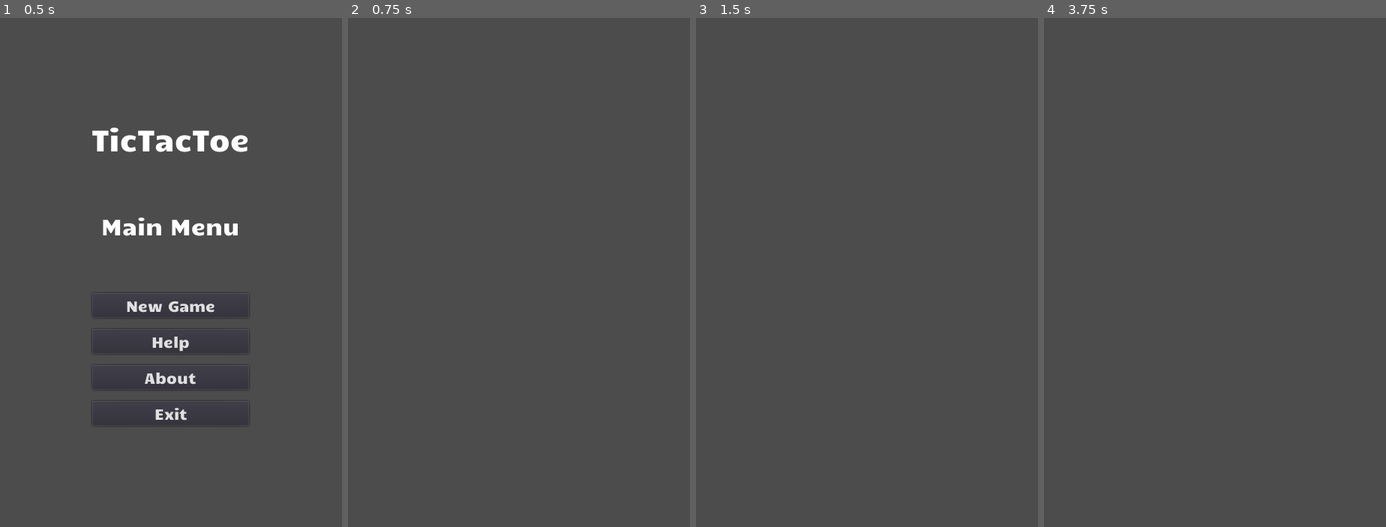
Above: before the commit, frames 1-4 (left to right).
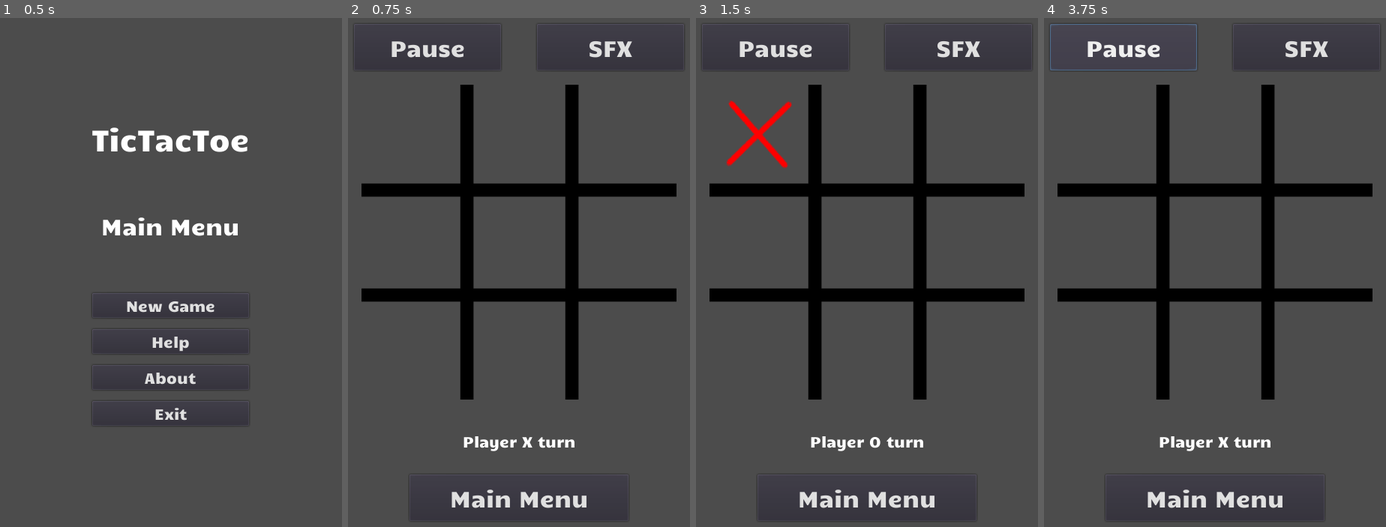
Above: after the commit, the same moments.

Repository: edd34/TicTacToe_Godot
Game: Godot game, scene res://Scenes/MainMenu.tscn
Two runs of this game, one before a commit and one after it. Both use one fixed random seed, a clock stepped at 60 frames per second and the inputs below. Before the commit the project has no main scene; this scene is started directly in both runs.
Inputs (mouse positions are in pixels of both pictures, inside the frame that each line leads up to):
- Up to frame 1 (0.5 s): no input
- Up to frame 2 (0.75 s): click "New Game" at 0.5 s
- Up to frame 3 (1.5 s): click (757, 135) at 1.27 s
- Up to frame 4 (3.75 s): click (1215, 496) at 2 s, where only the run after the commit has a clickable "Main Menu"; click (1215, 303) at 2.75 s, where only the run after the commit has a clickable "New Game"; click (1122, 48) at 3.5 s, where only the run after the commit has a clickable "Pause"

Frame 1 is identical in both runs. In frame 2, 11% of the frame differs, in the area x 3-97%, y 4-99%; in frame 3, 12%; in frame 4, 11%.
Error before the commit: Attempt to call function 'instance' in base 'null instance' on a null instance. (res://Scripts/global.gd:34)

Commit message:
possible to load a new game and to go back main menu a whole game is implemented

Diff:
--- a/Scenes/Play.tscn
+++ b/Scenes/Play.tscn
@@ -1,22 +1,42 @@
-[gd_scene load_steps=4 format=2]
+[gd_scene load_steps=8 format=2]
 
 [ext_resource path="res://Assets/board.png" type="Texture" id=1]
 [ext_resource path="res://Scripts/Sprite_player.gd" type="Script" id=2]
 [ext_resource path="res://Scripts/button/button.gd" type="Script" id=3]
+[ext_resource path="res://Font/Candal.ttf" type="DynamicFontData" id=4]
+[ext_resource path="res://Scripts/Menu/HomeButton.gd" type="Script" id=5]
+
+[sub_resource type="DynamicFont" id=1]
+
+size = 30
+use_mipmaps = false
+use_filter = true
+font_data = ExtResource( 4 )
+_sections_unfolded = [ "Font", "Resource", "Settings" ]
+
+[sub_resource type="DynamicFont" id=2]
+
+size = 20
+use_mipmaps = false
+use_filter = false
+font_data = ExtResource( 4 )
+_sections_unfolded = [ "Extra Spacing", "Font", "Settings" ]
 
 [node name="Node" type="Node" index="0"]
 
 [node name="grid" type="Sprite" parent="." index="0"]
 
-editor/display_folded = true
 position = Vector2( 240, 320 )
 scale = Vector2( 1.16667, 1.16667 )
 texture = ExtResource( 1 )
 _sections_unfolded = [ "Transform" ]
+__meta__ = {
+"_edit_group_": true,
+"_edit_lock_": true
+}
 
 [node name="0" type="Node2D" parent="grid" index="0"]
 
-editor/display_folded = true
 position = Vector2( -123.347, -123.362 )
 scale = Vector2( 1.7704, 1.76991 )
 _sections_unfolded = [ "Transform" ]
@@ -330,6 +350,168 @@
 expand = true
 script = ExtResource( 3 )
 
+[node name="UI" type="Node" parent="." index="1"]
+
+editor/display_folded = true
+
+[node name="Footer" type="Container" parent="UI" index="0"]
+
+anchor_left = 0.0
+anchor_top = 0.0
+anchor_right = 1.0
+anchor_bottom = 1.0
+margin_left = 20.0
+margin_top = 622.0
+margin_right = -20.0
+margin_bottom = -20.0
+rect_pivot_offset = Vector2( 0, 0 )
+rect_clip_content = false
+mouse_filter = 0
+mouse_default_cursor_shape = 0
+size_flags_horizontal = 1
+size_flags_vertical = 1
+_sections_unfolded = [ "Margin" ]
+
+[node name="HomeButton" type="Button" parent="UI/Footer" index="0"]
+
+anchor_left = 0.5
+anchor_top = 0.5
+anchor_right = 0.5
+anchor_bottom = 0.5
+margin_left = -146.0
+margin_top = -31.0
+margin_right = 146.0
+margin_bottom = 31.0
+rect_pivot_offset = Vector2( 0, 0 )
+rect_clip_content = false
+focus_mode = 2
+mouse_filter = 0
+mouse_default_cursor_shape = 0
+size_flags_horizontal = 1
+size_flags_vertical = 1
+custom_fonts/font = SubResource( 1 )
+toggle_mode = false
+enabled_focus_mode = 2
+shortcut = null
+group = null
+text = "Main Menu"
+flat = false
+align = 1
+script = ExtResource( 5 )
+_sections_unfolded = [ "custom_fonts" ]
+
+[node name="Info" type="Container" parent="UI" index="1"]
+
+editor/display_folded = true
+anchor_left = 0.0
+anchor_top = 0.0
+anchor_right = 1.0
+anchor_bottom = 1.0
+margin_left = 20.0
+margin_top = 540.0
+margin_right = -20.0
+margin_bottom = -102.0
+rect_pivot_offset = Vector2( 0, 0 )
+rect_clip_content = false
+mouse_filter = 0
+mouse_default_cursor_shape = 0
+size_flags_horizontal = 1
+size_flags_vertical = 1
+_sections_unfolded = [ "Margin" ]
+
+[node name="Label" type="Label" parent="UI/Info" index="0"]
+
+anchor_left = 0.0
+anchor_top = 0.5
+anchor_right = 1.0
+anchor_bottom = 0.5
+margin_top = -7.0
+margin_bottom = 7.0
+rect_pivot_offset = Vector2( 0, 0 )
+rect_clip_content = false
+mouse_filter = 2
+mouse_default_cursor_shape = 0
+size_flags_horizontal = 1
+size_flags_vertical = 4
+custom_fonts/font = SubResource( 2 )
+text = "Player X turn"
+align = 1
+valign = 1
+percent_visible = 1.0
+lines_skipped = 0
+max_lines_visible = -1
+_sections_unfolded = [ "custom_fonts" ]
+
+[node name="Header" type="Container" parent="UI" index="2"]
+
+editor/display_folded = true
+anchor_left = 0.0
+anchor_top = 0.0
+anchor_right = 1.0
+anchor_bottom = 1.0
+margin_left = 20.0
+margin_top = 20.0
+margin_right = -20.0
+margin_bottom = -620.0
+rect_pivot_offset = Vector2( 0, 0 )
+rect_clip_content = false
+mouse_filter = 0
+mouse_default_cursor_shape = 0
+size_flags_horizontal = 1
+size_flags_vertical = 1
+
+[node name="Pause" type="Button" parent="UI/Header" index="0"]
+
+anchor_left = 0.0
+anchor_top = 0.5
+anchor_right = 0.0
+anchor_bottom = 0.5
+margin_top = -31.0
+margin_right = 196.0
+margin_bottom = 31.0
+rect_pivot_offset = Vector2( 0, 0 )
+rect_clip_content = false
+focus_mode = 2
+mouse_filter = 0
+mouse_default_cursor_shape = 0
+size_flags_horizontal = 1
+size_flags_vertical = 1
+custom_fonts/font = SubResource( 1 )
+toggle_mode = false
+enabled_focus_mode = 2
+shortcut = null
+group = null
+text = "Pause"
+flat = false
+align = 1
+_sections_unfolded = [ "custom_fonts" ]
+
+[node name="ToggleSound" type="Button" parent="UI/Header" index="1"]
+
+anchor_left = 1.0
+anchor_top = 0.5
+anchor_right = 1.0
+anchor_bottom = 0.5
+margin_left = -196.0
+margin_top = -31.0
+margin_bottom = 31.0
+rect_pivot_offset = Vector2( 0, 0 )
+rect_clip_content = false
+focus_mode = 2
+mouse_filter = 0
+mouse_default_cursor_shape = 0
+size_flags_horizontal = 1
+size_flags_vertical = 1
+custom_fonts/font = SubResource( 1 )
+toggle_mode = false
+enabled_focus_mode = 2
+shortcut = null
+group = null
+text = "SFX"
+flat = false
+align = 1
+_sections_unfolded = [ "custom_fonts" ]
+
 [connection signal="pressed" from="grid/0/TextureButton" to="grid/0/TextureButton" method="_on_TextureButton_pressed"]
 
 [connection signal="pressed" from="grid/1/TextureButton" to="grid/1/TextureButton" method="_on_TextureButton_pressed"]
@@ -347,3 +529,5 @@
 [connection signal="pressed" from="grid/7/TextureButton" to="grid/7/TextureButton" method="_on_TextureButton_pressed"]
 
 [connection signal="pressed" from="grid/8/TextureButton" to="grid/8/TextureButton" method="_on_TextureButton_pressed"]
+
+[connection signal="pressed" from="UI/Footer/HomeButton" to="UI/Footer/HomeButton" method="_on_HomeButton_pressed"]
--- a/Scripts/Board.gd
+++ b/Scripts/Board.gd
@@ -23,7 +23,11 @@
 	pass
 
 func getWinner():
-	return player_winner
+	if(player_winner == Player.X):
+		return "X"
+	else:
+		return "O"
+	pass
 
 func clearCells():
 	for i in range(9):
--- /dev/null
+++ b/Scripts/Menu/HomeButton.gd
@@ -0,0 +1,9 @@
+extends Button
+
+func _ready():
+	pass
+
+
+func _on_HomeButton_pressed():
+	get_node("/root/global").goto_scene("res://Scenes/MainMenu.tscn")
+	pass # replace with function body
--- a/Scripts/Menu/MainMenu/NewGameButton.gd
+++ b/Scripts/Menu/MainMenu/NewGameButton.gd
@@ -16,5 +16,6 @@
 
 
 func _on_NewGameButton_pressed():
-	get_node("/root/global").goto_scene("res://scenes/View.tscn")
+	get_node("/root/global").goto_scene("res://Scenes/Play.tscn")
+	get_node("/root/Board")._ready()
 	pass # replace with function body
--- a/Scripts/button/button.gd
+++ b/Scripts/button/button.gd
@@ -2,6 +2,7 @@
 
 onready var board = get_node("/root/Board")
 onready var parent_node = int(get_parent().name)
+onready var label = get_node("../../../UI/Info/Label")
 
 func _on_TextureButton_pressed():
 	if (board.state == board.GameState.IN_PROGRESS and
@@ -11,5 +12,14 @@
 		elif board.player_currentTurn == board.Player.O :
 			get_node("../Sprite").setSprite_O()
 		board.mark(parent_node)
-		board.debug_print()
+
+	if(board.state == board.GameState.FINISHED):
+		label.text = "Winner is "+board.getWinner()+" !"
+		pass
+	else:
+		match board.player_currentTurn :
+			board.Player.X :
+				label.text = "Player X turn"
+			board.Player.O:
+				label.text = "Player O turn"
 	pass # replace with function body
--- a/project.godot
+++ b/project.godot
@@ -11,6 +11,7 @@
 [application]
 
 config/name="TicTacToe"
+run/main_scene="res://Scenes/MainMenu.tscn"
 config/icon="res://icon.png"
 
 [autoload]
